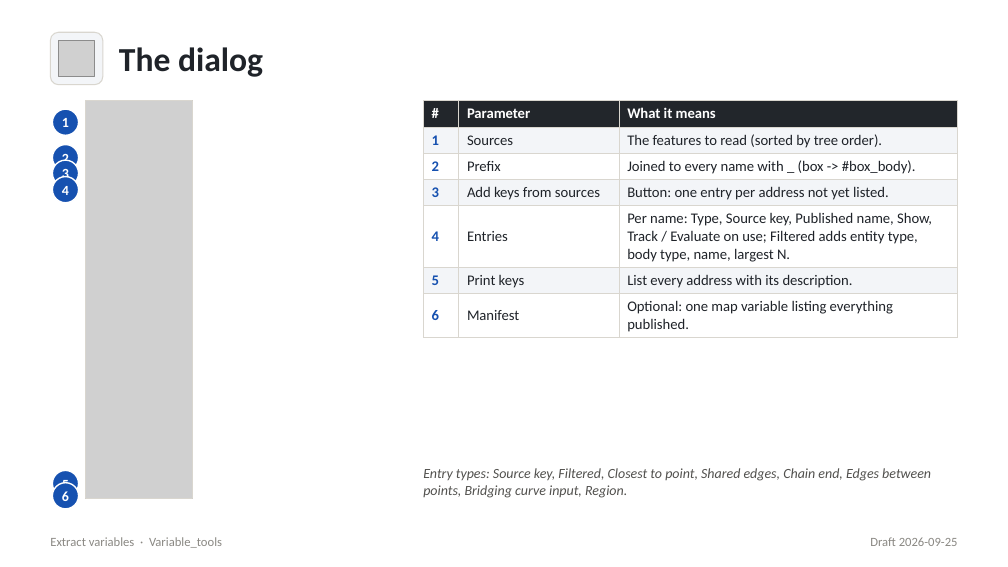
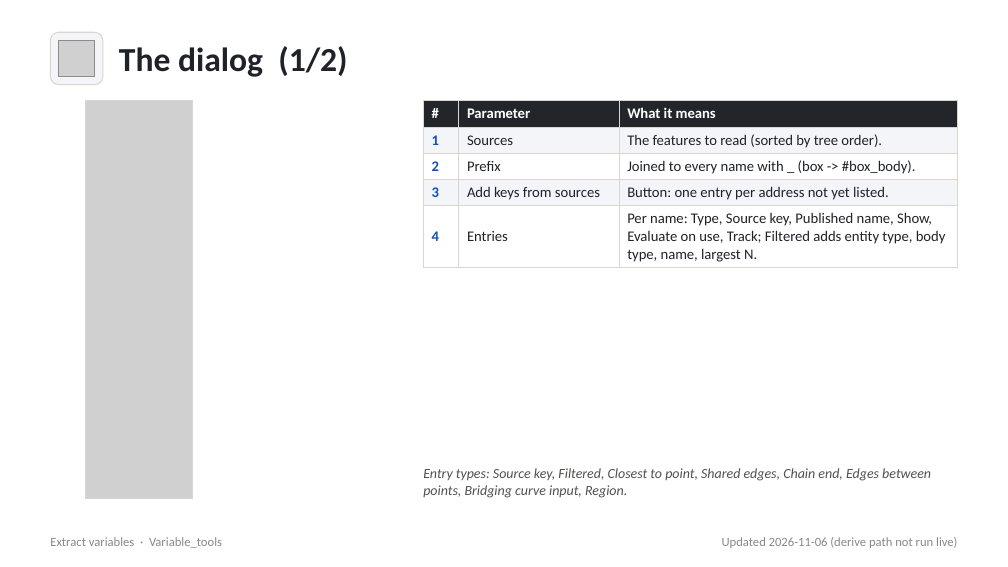
Before and after one commit to jedyeiser/featurescripts, a slide deck: slide 5 of docs/decks/extract_variables/.baseline/extract_variables.generated.pptx. Drawn at 1008x567 pixels with LibreOffice and Linux fonts; fonts in the diff are those of the drawing; grey boxes stand for pictures. Boxes give left, top, right and bottom in pixels: in the first picture for what was removed or moved away, otherwise in the second. Text is boxed around its words. In the diff, an @@ line names an element or a change of style, - is before the commit and + after.

```diff
--- a/docs/decks/extract_variables/.baseline/extract_variables.generated.pptx
+++ b/docs/decks/extract_variables/.baseline/extract_variables.generated.pptx
@@ text at <box>119,46,347,77</box>: text changed @@
-The dialog
+The dialog (1/2)
@@ ellipse removed at <box>52,109,79,135</box> @@
@@ text removed at <box>62,118,69,127</box> @@
-1
@@ table at <box>423,101,958,266</box> @@
-row 5: 4 | Entries | Per name: Type, Source key, Published name, Show, Track / Evaluate on use; Filtered adds entity type, body type, name, largest N.
-row 6: 5 | Print keys | List every address with its description.
-row 7: 6 | Manifest | Optional: one map variable listing everything published.
+row 5: 4 | Entries | Per name: Type, Source key, Published name, Show, Evaluate on use, Track; Filtered adds entity type, body type, name, largest N.
@@ ellipse removed at <box>52,144,79,170</box> @@
@@ ellipse removed at <box>52,160,79,186</box> @@
@@ ellipse removed at <box>52,176,79,203</box> @@
@@ text removed at <box>62,154,69,162</box> @@
-2
@@ text removed at <box>62,169,69,178</box> @@
-3
@@ text removed at <box>62,186,69,195</box> @@
-4
@@ ellipse removed at <box>52,471,79,497</box> @@
@@ ellipse removed at <box>52,483,79,509</box> @@
@@ text removed at <box>62,480,69,493</box> @@
-5
@@ text removed at <box>62,491,69,501</box> @@
-6
@@ text at <box>722,537,957,548</box>: text changed @@
-Draft 2026-09-25
+Updated 2026-11-06 (derive path not run live)
```
Also in this commit, not shown: 8 other slides changed, 4 slides added, 27 other files.
